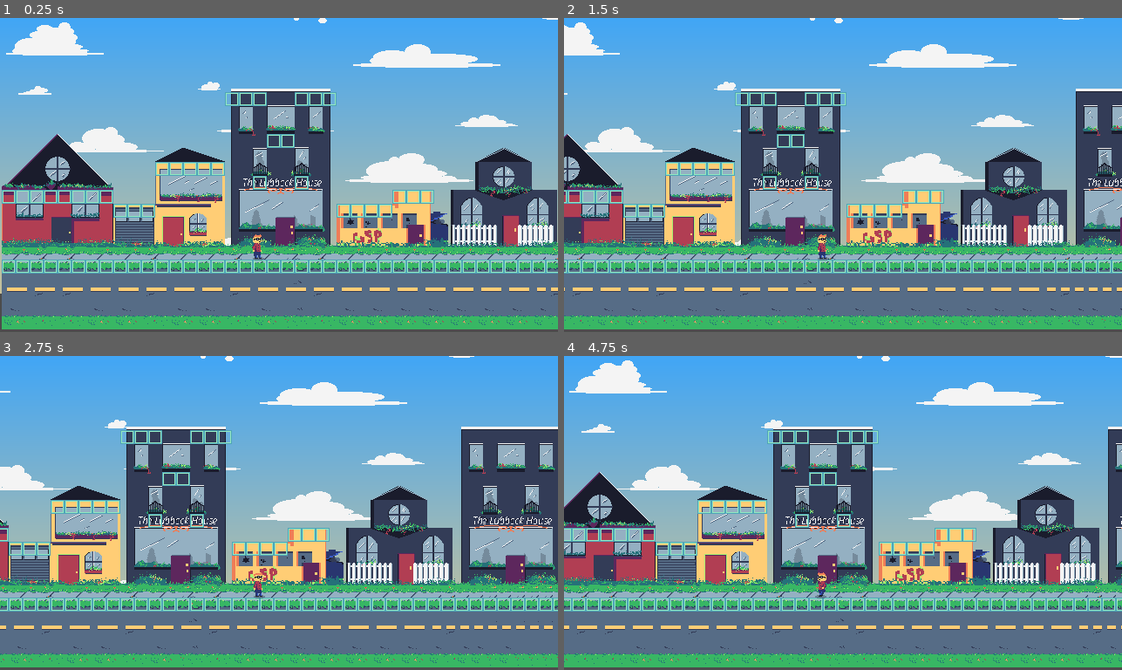
Above: before the commit, frames 1-4 (two rows, left to right).
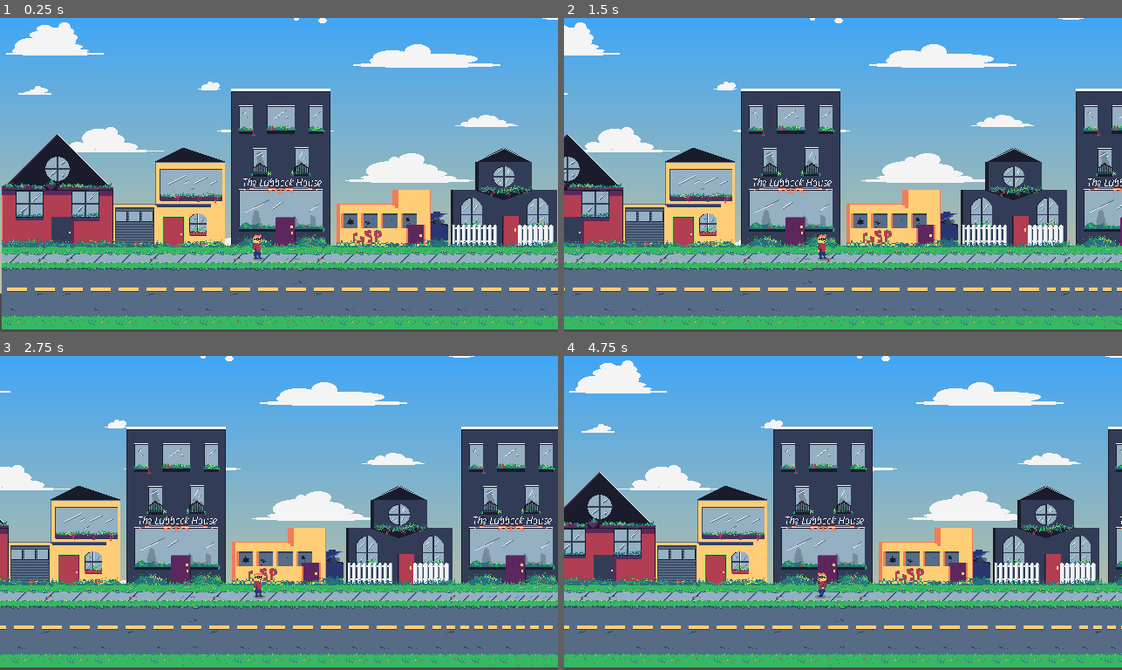
Above: after the commit, the same moments.

Repository: TylerZonies/GJ_SuperVictim
Game: Godot game, scene res://scenes/tilemaps.tscn
Two runs of this game, one before a commit and one after it. Both use one fixed random seed, a clock stepped at 60 frames per second and the inputs below. The project has no main scene, so this scene is started directly.
Inputs:
- Up to frame 1 (0.25 s): no input
- Up to frame 2 (1.5 s): hold D (right) 0.53-1.28 s; hold S (down) from 1.28 s (still down)
- Up to frame 3 (2.75 s): release S (down) at 2.03 s; hold D (right) from 2.03 s (still down)
- Up to frame 4 (4.75 s): release D (right) at 2.78 s; hold W (up) 2.78-3.53 s; hold A (left) from 3.53 s (still down)

The runs differ from the first frame. In frame 1, 3.5% of the frame differs, in the area x 0-100%, y 23-82%; in frame 2, 3.4%; in frame 3, 3.2%; in frame 4, 3.5%.

Commit message:
Char falling anim

Diff:
--- a/SUPERVICTIM/scenes/main_char.tscn
+++ b/SUPERVICTIM/scenes/main_char.tscn
@@ -20,45 +20,61 @@
 atlas = ExtResource( 3 )
 region = Rect2( 0, 32, 32, 32 )
 
+[sub_resource type="AtlasTexture" id=17]
+atlas = ExtResource( 3 )
+region = Rect2( 64, 128, 32, 32 )
+
+[sub_resource type="AtlasTexture" id=18]
+atlas = ExtResource( 3 )
+region = Rect2( 0, 160, 32, 32 )
+
+[sub_resource type="AtlasTexture" id=19]
+atlas = ExtResource( 3 )
+region = Rect2( 32, 160, 32, 32 )
+
+[sub_resource type="AtlasTexture" id=20]
+atlas = ExtResource( 3 )
+region = Rect2( 64, 160, 32, 32 )
+
 [sub_resource type="AtlasTexture" id=5]
+atlas = ExtResource( 3 )
+region = Rect2( 32, 96, 32, 32 )
+
+[sub_resource type="AtlasTexture" id=6]
+atlas = ExtResource( 3 )
+region = Rect2( 64, 96, 32, 32 )
+
+[sub_resource type="AtlasTexture" id=7]
+atlas = ExtResource( 3 )
+region = Rect2( 0, 128, 32, 32 )
+
+[sub_resource type="AtlasTexture" id=8]
+atlas = ExtResource( 3 )
+region = Rect2( 32, 128, 32, 32 )
+
+[sub_resource type="AtlasTexture" id=9]
 atlas = ExtResource( 3 )
 region = Rect2( 32, 32, 32, 32 )
 
-[sub_resource type="AtlasTexture" id=6]
+[sub_resource type="AtlasTexture" id=10]
 atlas = ExtResource( 3 )
 region = Rect2( 64, 32, 32, 32 )
 
-[sub_resource type="AtlasTexture" id=7]
+[sub_resource type="AtlasTexture" id=11]
 atlas = ExtResource( 3 )
 region = Rect2( 0, 64, 32, 32 )
 
-[sub_resource type="AtlasTexture" id=8]
+[sub_resource type="AtlasTexture" id=12]
 atlas = ExtResource( 3 )
 region = Rect2( 32, 64, 32, 32 )
 
-[sub_resource type="AtlasTexture" id=9]
+[sub_resource type="AtlasTexture" id=13]
 atlas = ExtResource( 3 )
 region = Rect2( 64, 64, 32, 32 )
 
-[sub_resource type="AtlasTexture" id=10]
+[sub_resource type="AtlasTexture" id=14]
 atlas = ExtResource( 3 )
 region = Rect2( 0, 96, 32, 32 )
-
-[sub_resource type="AtlasTexture" id=11]
-atlas = ExtResource( 3 )
-region = Rect2( 32, 96, 32, 32 )
-
-[sub_resource type="AtlasTexture" id=12]
-atlas = ExtResource( 3 )
-region = Rect2( 64, 96, 32, 32 )
-
-[sub_resource type="AtlasTexture" id=13]
-atlas = ExtResource( 3 )
-region = Rect2( 0, 128, 32, 32 )
-
-[sub_resource type="AtlasTexture" id=14]
-atlas = ExtResource( 3 )
-region = Rect2( 32, 128, 32, 32 )
 
 [sub_resource type="SpriteFrames" id=15]
 animations = [ {
@@ -67,14 +83,19 @@
 "name": "idle",
 "speed": 10.0
 }, {
-"frames": [ SubResource( 5 ), SubResource( 6 ), SubResource( 7 ), SubResource( 8 ), SubResource( 9 ), SubResource( 10 ) ],
+"frames": [ SubResource( 17 ), SubResource( 18 ), SubResource( 19 ), SubResource( 20 ) ],
+"loop": true,
+"name": "fall",
+"speed": 10.0
+}, {
+"frames": [ SubResource( 5 ), SubResource( 6 ), SubResource( 7 ), SubResource( 8 ) ],
+"loop": true,
+"name": "jump",
+"speed": 10.0
+}, {
+"frames": [ SubResource( 9 ), SubResource( 10 ), SubResource( 11 ), SubResource( 12 ), SubResource( 13 ), SubResource( 14 ) ],
 "loop": true,
 "name": "walk",
-"speed": 10.0
-}, {
-"frames": [ SubResource( 11 ), SubResource( 12 ), SubResource( 13 ), SubResource( 14 ) ],
-"loop": true,
-"name": "jump",
 "speed": 10.0
 } ]
 
@@ -89,8 +110,8 @@
 
 [node name="Sprite" type="AnimatedSprite" parent="."]
 frames = SubResource( 15 )
-animation = "idle"
-frame = 3
+animation = "fall"
+frame = 2
 playing = true
 
 [node name="CollisionShape2D" type="CollisionShape2D" parent="."]
--- a/SUPERVICTIM/scenes/tilemaps.tscn
+++ b/SUPERVICTIM/scenes/tilemaps.tscn
@@ -23,11 +23,12 @@
 tile_data = PoolIntArray( 393216, 0, 0, 393218, 1, 0, 393220, 1, 0, 393222, 0, 0, 393224, 0, 0, 393226, 1, 0, 393228, 0 …(537 unchanged characters)…
 
 [node name="collision" type="TileMap" parent="."]
+modulate = Color( 1, 1, 1, 0 )
 tile_set = ExtResource( 1 )
 cell_size = Vector2( 16, 16 )
 cell_custom_transform = Transform2D( 16, 0, 0, 16, 0, 0 )
 format = 1
-tile_data = PoolIntArray( -327664, 0, 0, -327663, 0, 0, -327 …(374 unchanged characters)… 6633, 0, 0, 196634, 0, 0, 196635, 0, 0, 458752, 0, 0, 458753, 0, 0, 458754, 0, 0 …(884 unchanged characters)…
+tile_data = PoolIntArray( -327664, 0, 0, -327663, 0, 0, -327 …(374 unchanged characters)… 6633, 0, 0, 196634, 0, 0, 196635, 0, 0, 196661, 0, 0, 458752, 0, 0, 458753, 0, 0, 458754, 0, 0 …(884 unchanged characters)…
 
 [node name="player" parent="." instance=ExtResource( 3 )]
 position = Vector2( 293.25, 94.8601 )
Binary file changed: SUPERVICTIM/assets/asesprite/main_char.aseprite
Binary file changed: SUPERVICTIM/assets/sprites/chars/main_char.png
Not shown: 1 places in SUPERVICTIM/scenes/main_char.tscn that only renumber resources
